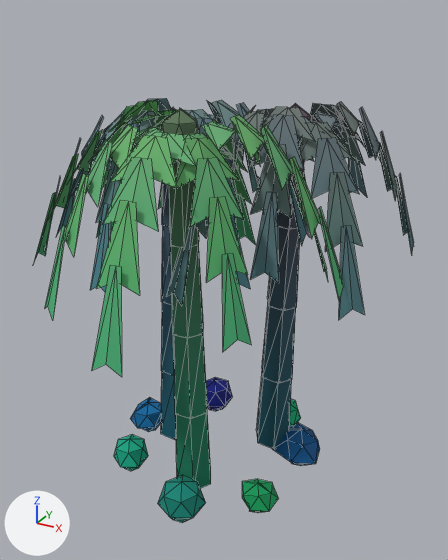
The glTF model assets/models/vegetation/palm_01.glb: old version first, new version second.
Before and after are seen from a 50 mm lens placed at (0.711, -1.193, 1.169), pointed at (0.044, 0.021, 0.562). The axes (+X, +Y, +Z) are drawn at lower left. The lights are the same throughout. The older version comes first. Mesh edges are drawn as thin lines. Vertices at exactly the same position are counted once.

Names of what the first picture shows: 'palm_01'.
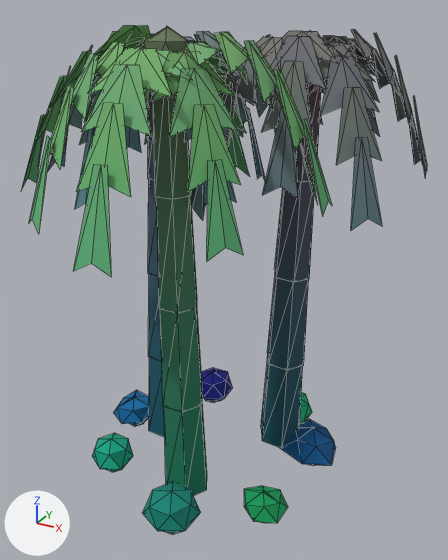
Location of each change, (x1, y1, x2, y2) in pixels of the pictures (448 x 560 px; the box of a moved part takes in the faces that stretch with it):
'palm_01', reshaped (7% wider, 20% taller): before (34, 98, 414, 523); after (21, 25, 427, 534)
part 1 of me_palm_01, moved or reshaped: before (292, 103, 312, 147); after (307, 38, 329, 92)
part 2 of me_palm_01, moved or reshaped: before (176, 413, 211, 488); after (164, 405, 207, 496)
part 3 of me_palm_01, moved or reshaped: before (173, 334, 207, 419); after (160, 308, 203, 412)
part 4 of me_palm_01, moved or reshaped: before (171, 245, 204, 338); after (157, 196, 197, 313)
part 5 of me_palm_01, moved or reshaped: before (169, 162, 199, 248); after (153, 91, 191, 199)
part 6 of me_palm_01, moved or reshaped: before (161, 108, 200, 167); after (142, 26, 190, 52)
part 7 of me_palm_01, moved or reshaped (mostly hidden afterwards): before (288, 175, 310, 245); after (269, 94, 277, 134)
part 8 of me_palm_01, moved or reshaped: before (56, 179, 76, 236); after (47, 124, 69, 172)
part 9 of me_palm_01, moved or reshaped: before (234, 194, 255, 244); after (229, 129, 250, 177)
part 10 of me_palm_01, moved or reshaped: before (232, 166, 252, 204); after (232, 104, 246, 133)
part 11 of me_palm_01, moved or reshaped: before (206, 377, 233, 411); after (201, 368, 233, 403)
part 12 of me_palm_01, moved or reshaped: before (114, 435, 148, 471); after (92, 433, 133, 472)
part 13 of me_palm_01, moved or reshaped: before (273, 422, 320, 466); after (280, 419, 336, 466)
part 14 of me_palm_01, moved or reshaped: before (130, 397, 161, 432); after (114, 390, 149, 426)
part 15 of me_palm_01, moved or reshaped: before (242, 479, 278, 513); after (244, 486, 288, 523)
part 16 of me_palm_01, moved or reshaped (mostly hidden): before (289, 399, 301, 427); after (300, 392, 312, 424)
part 17 of me_palm_01, moved or reshaped: before (158, 475, 206, 523); after (143, 482, 201, 534)
part 18 of me_palm_01, moved or reshaped: before (34, 98, 414, 449); after (21, 25, 427, 448)

What changed in the scene script:
```text
Change me_palm_01:
    remove me_palm_01.from_pydata(...)  # 1307 vertices, 1324 faces; spans x -0.453..0.453, y -0.47..0.47, z 0.0..0.986
    add me_palm_01.from_pydata(...)  # 1307 vertices, 1324 faces; spans x -0.458..0.458, y -0.47..0.47, z 0.0..1.138
    me_palm_01 part 1: the loose piece of 25 vertices spanning x 0.119..0.205, y 0.087..0.179, z 0.84..0.974 is scaled about its middle by (1.18, 1.18, 1), then moved by (0.017, 0.021, 0.15)
    me_palm_01 part 2: the loose piece of 12 vertices spanning x -0.02..0.08, y -0.159..-0.072, z 0.051..0.27 is scaled about its middle by 1.18, then moved by (-0.007, -0.024, 0.019)
    me_palm_01 part 3: the loose piece of 12 vertices spanning x -0.018..0.073, y -0.155..-0.076, z 0.267..0.485 is scaled about its middle by 1.18, then moved by (-0.007, -0.024, 0.057)
    me_palm_01 part 4: the loose piece of 12 vertices spanning x -0.017..0.065, y -0.151..-0.08, z 0.482..0.701 is scaled about its middle by 1.18, then moved by (-0.008, -0.024, 0.095)
    me_palm_01 part 5: the loose piece of 12 vertices spanning x -0.015..0.057, y -0.146..-0.084, z 0.698..0.916 is scaled about its middle by 1.18, then moved by (-0.009, -0.024, 0.133)
    me_palm_01 part 6: the loose piece of 25 vertices spanning x -0.026..0.059, y -0.16..-0.065, z 0.852..0.986 is scaled about its middle by (1.18, 1.18, 1), then moved by (-0.009, -0.024, 0.152)
    me_palm_01 part 7: the loose piece of 6 vertices spanning x 0.176..0.235, y 0.034..0.094, z 0.681..0.851 is scaled about its middle by (0.938, 1.18, 0.938), then moved by (-0.049, 0.002, 0.162)
    me_palm_01 part 8: the loose piece of 6 vertices spanning x -0.453..-0.391, y -0.026..0.034, z 0.601..0.762 is scaled about its middle by (0.929, 1.18, 0.941), then moved by (-0.007, 0.005, 0.173)
    me_palm_01 part 9: the loose piece of 6 vertices spanning x 0.01..0.07, y 0.097..0.144, z 0.618..0.788 is scaled about its middle by (1.18, 0.973, 0.937), then moved by (-0.009, -0.031, 0.178)
    me_palm_01 part 10: the loose piece of 6 vertices spanning x -0.007..0.079, y 0.054..0.102, z 0.738..0.877 is scaled about its middle by (1.18, 0.975, 0.938), then moved by (-0.009, -0.03, 0.169)
    me_palm_01 part 11: the loose piece of 25 vertices spanning x -0.159..-0.058, y 0.188..0.298, z 0.004..0.107 is scaled about its middle by (1.18, 1.18, 1), then moved by (-0.032, 0.041, 0.0)
    me_palm_01 part 12: the loose piece of 25 vertices spanning x -0.214..-0.126, y -0.164..-0.068, z 0.008..0.102 is scaled about its middle by (1.18, 1.18, 1), then moved by (-0.043, -0.024, 0.0)
    me_palm_01 part 13: the loose piece of 25 vertices spanning x 0.155..0.283, y 0.074..0.195, z 0.0..0.113 is scaled about its middle by (1.18, 1.18, 1), then moved by (0.027, 0.021, 0.0)
    me_palm_01 part 14: the loose piece of 25 vertices spanning x -0.276..-0.178, y -0.009..0.092, z 0.007..0.105 is scaled about its middle by (1.18, 1.18, 1), then moved by (-0.053, 0.004, 0.0)
    me_palm_01 part 15: the loose piece of 25 vertices spanning x 0.159..0.249, y -0.14..-0.054, z 0.014..0.097 is scaled about its middle by (1.18, 1.18, 1), then moved by (0.025, -0.021, 0.0)
    me_palm_01 part 16: the loose piece of 25 vertices spanning x 0.073..0.169, y 0.185..0.301, z 0.002..0.11 is scaled about its middle by (1.18, 1.18, 1), then moved by (0.01, 0.04, 0.0)
    me_palm_01 part 17: the loose piece of 25 vertices spanning x -0.008..0.096, y -0.252..-0.134, z 0.001..0.11 is scaled about its middle by (1.18, 1.18, 1), then moved by (-0.004, -0.038, 0.0)
    me_palm_01 part 18: 985 of 1307 vertices moved; they spanned x -0.395..0.453, y -0.47..0.47, z 0.049..0.985 and now span x -0.409..0.458, y -0.47..0.47, z 0.049..1.136; mean shift (-0.006, 0.001, 0.149); largest move (0.215, -0.295, 0.57) -> (0.196, -0.319, 0.76)
    other edits to the shape of me_palm_01 do not show in these pictures
```
